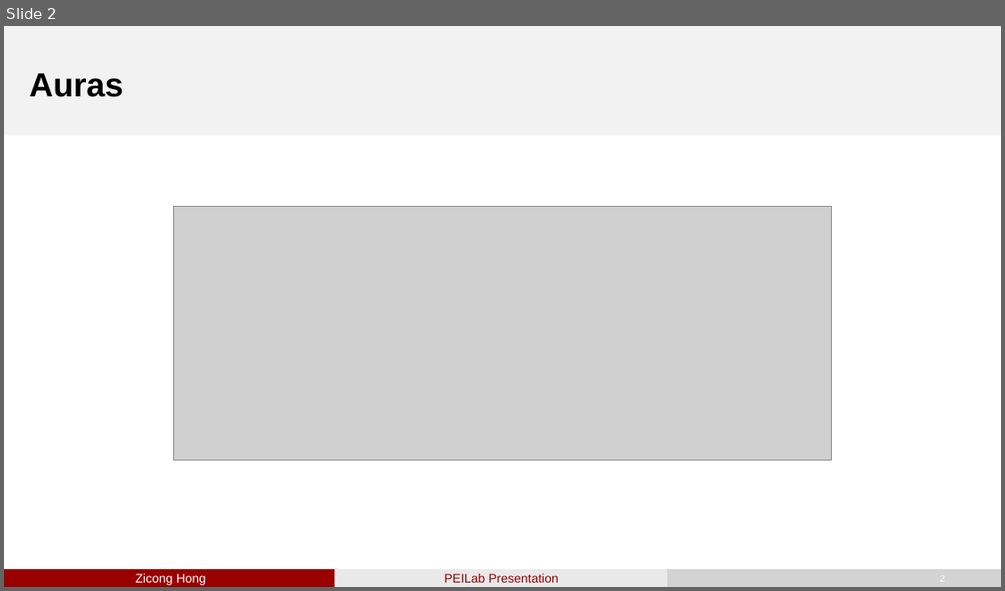
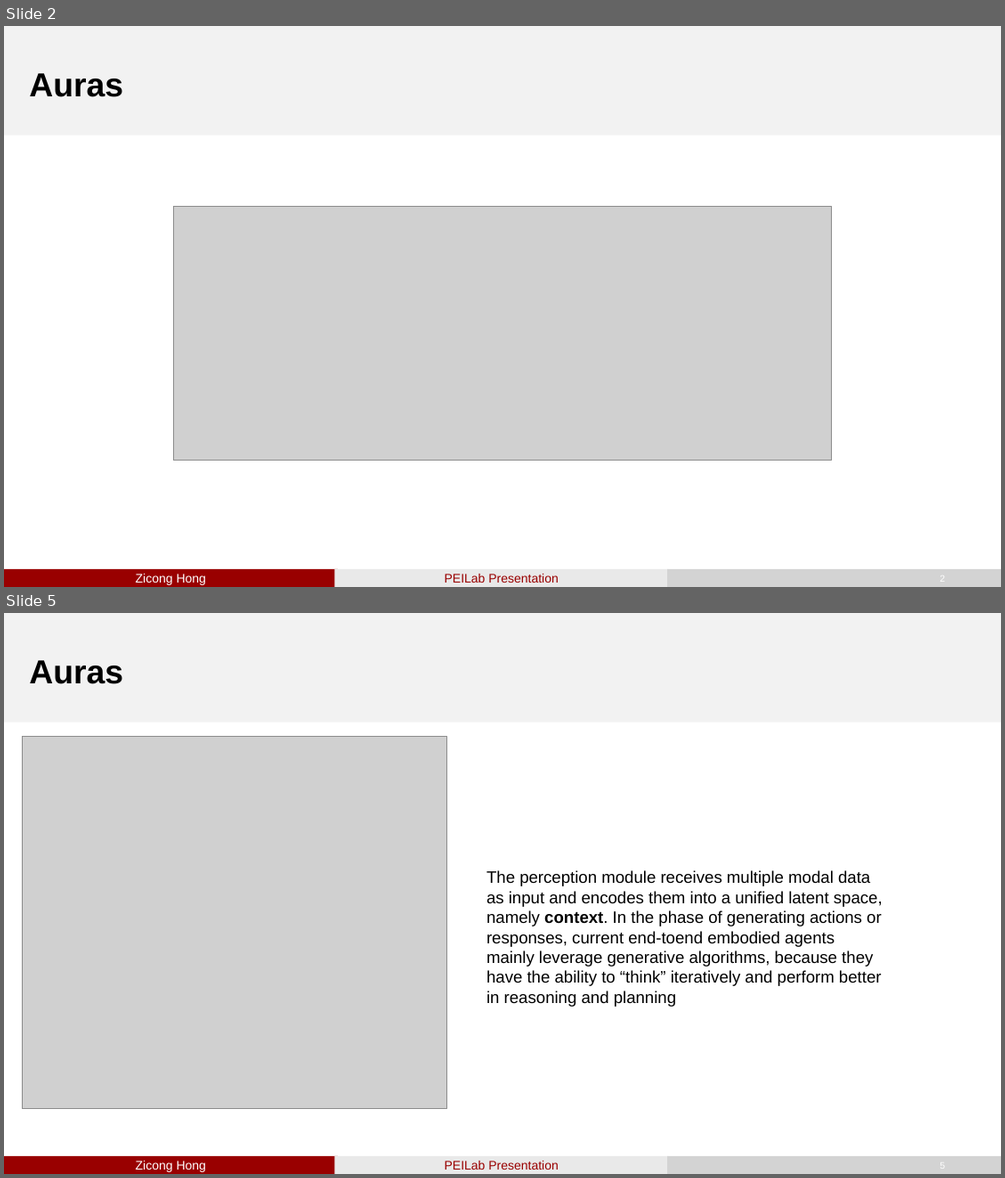
Before and after one commit to jjL357/Paper-Notes, a slide deck: Agent/PEILab-20250916 Boosting Embodied AI Agents through.pptx. Shown one above the other, each under a label of ours: slide 2 before the commit, slides 2 and 5 after it; the slides between them are not shown. The pictures are 1005x591 and 1005x1178 pixels, drawn with LibreOffice and Linux fonts; fonts in the diff are those of the drawing; grey boxes stand for pictures. Boxes give left, top, right and bottom in pixels: in the first picture for what was removed or moved away, otherwise in the second. Text is boxed around its words. In the diff, an @@ line names an element or a change of style, - is before the commit and + after.

```diff
--- a/Agent/PEILab-20250916 Boosting Embodied AI Agents through.pptx
+++ b/Agent/PEILab-20250916 Boosting Embodied AI Agents through.pptx
@@ slide 5 added at [4, 613, 1001, 1174], background #FFFFFF; not listed: 5 template elements that a slide beside it also shows @@
@@ title added at [29, 660, 123, 684], 32 pt, text #000000, bold @@
+Auras
@@ picture added at [22, 736, 446, 1108] @@
@@ text added at [486, 870, 882, 1006], 16 pt, text #000000 @@
+The perception module receives multiple modal data as input and encodes them into a unified latent space, namely context. In the phase of generating actions or responses, current end-toend embodied agents mainly leverage generative algorithms, because they have the ability to “think” iteratively and perform better in reasoning and planning
```
Also in this commit, not shown: 2 slides changed, 2 other slides added, 2 slides removed, 2 other files.
